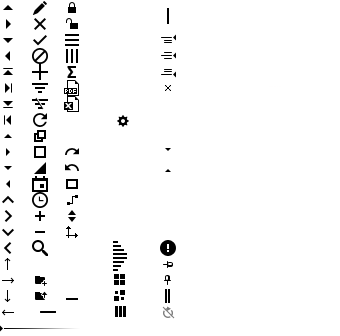
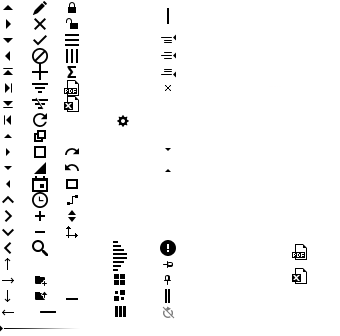
Two versions of the same layered image (340px x 336px). Layer-by-layer changes:
added group "Export copy" with 4 layers above "Export" over (292, 244, 307, 284)
added layer "excel copy" in group "Export copy" over (292, 268, 307, 284)
added layer "pdf copy" in group "Export copy" over (292, 244, 307, 260)
